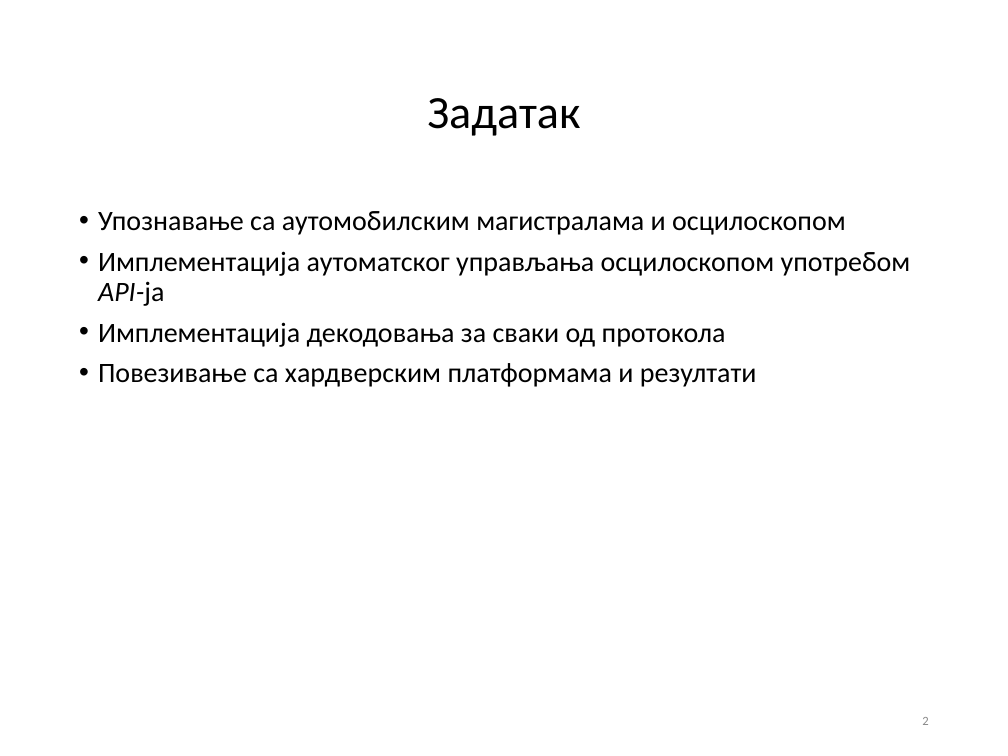
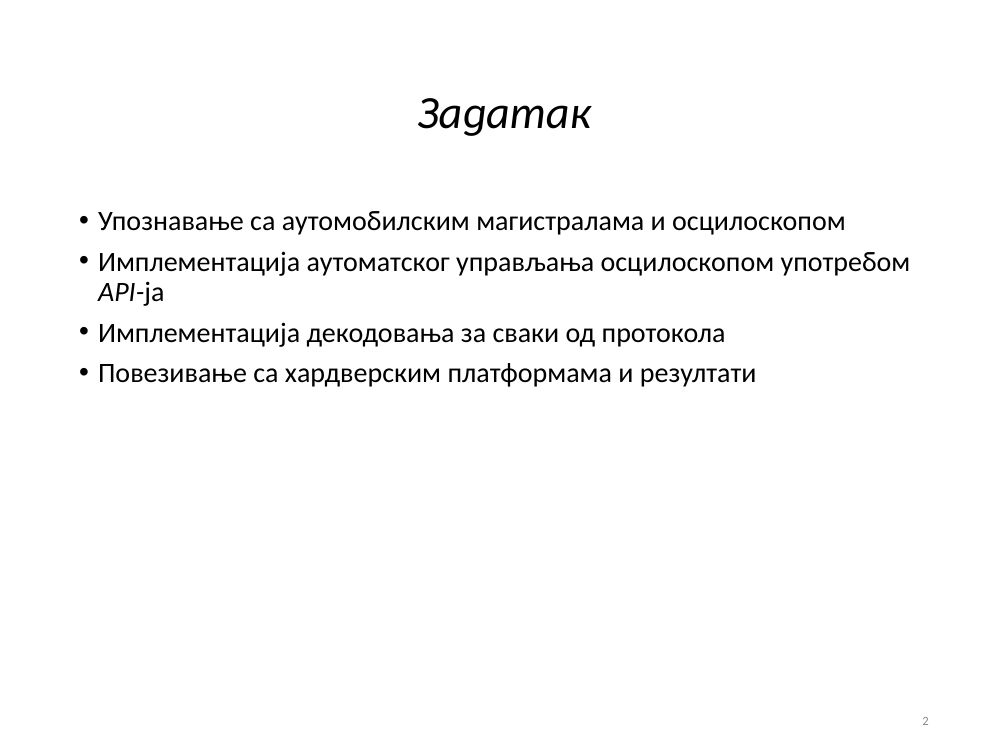
Before and after one commit to fjasic/bsc, a slide deck: slide 2 of documentation/Filip_Jasic_RA46-2014-prezentacija.ppt. Drawn at 1008x756 pixels with LibreOffice and Linux fonts; fonts in the diff are those of the drawing; background and template pictures are left out. Boxes give left, top, right and bottom in pixels: in the first picture for what was removed or moved away, otherwise in the second. Text is boxed around its words. In the diff, an @@ line names an element or a change of style, - is before the commit and + after.

```diff
--- a/documentation/Filip_Jasic_RA46-2014-prezentacija.ppt
+++ b/documentation/Filip_Jasic_RA46-2014-prezentacija.ppt
@@ title "Задатак" at (417, 98, 591, 136): italic on @@
```
Also in this commit, not shown: 2 slides added, 3 slides removed, 8 other files.
